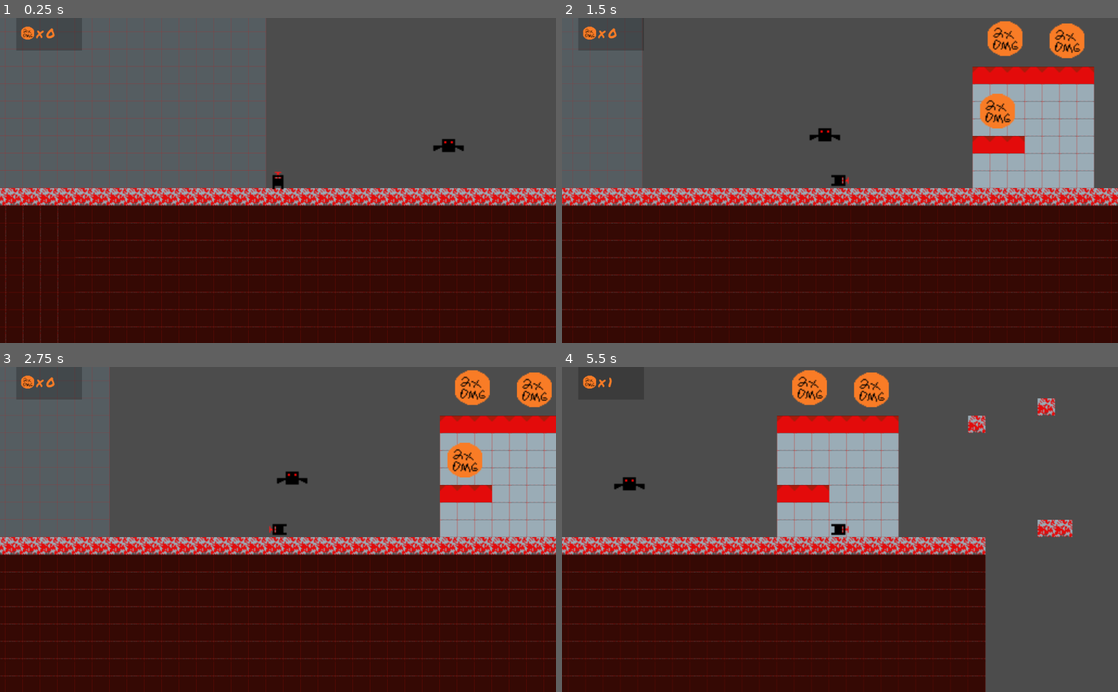
Above: before the commit, frames 1-4 (two rows, left to right).
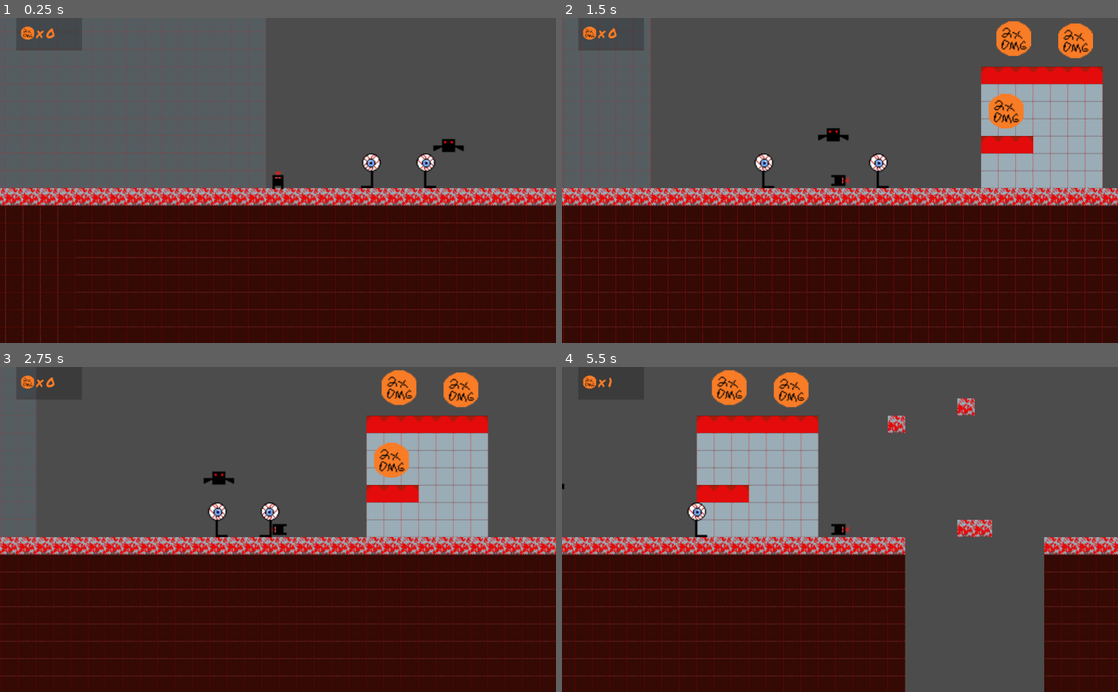
Above: after the commit, the same moments.

Repository: tompasini/Born4Lazers
Game: Godot game, scene res://Level1.tscn
Two runs of this game, one before a commit and one after it. Both use one fixed random seed, a clock stepped at 60 frames per second and the inputs below.
Inputs:
- Up to frame 1 (0.25 s): no input
- Up to frame 2 (1.5 s): hold D (right) from 0.53 s (still down); tap Space (jump) at 0.77 s
- Up to frame 3 (2.75 s): tap Space (jump) at 1.52 s; release D (right) at 2.03 s; hold A (left) from 2.03 s (still down)
- Up to frame 4 (5.5 s): release A (left) at 2.78 s; hold D (right) 2.78-4.28 s; tap Space (jump) at 3.02, 3.77, 4.52 s; hold A (left) 4.28-5.03 s; hold D (right) from 5.03 s (still down)

The runs differ from the first frame. In frame 1, 0.4% of the frame differs, in the area x 64-79%, y 41-53%; in frame 2, 10%; in frame 3, 19%; in frame 4, 31%, in the area x 0-100%, y 0-100%.

Commit message:
Eyebes, enemy collisions, raycast 2d

Diff:
--- /dev/null
+++ b/Eybes.gd
@@ -0,0 +1,24 @@
+extends KinematicBody2D
+
+var velocity = Vector2()
+export var direction = -1
+export var detects_cliffs = true
+
+func _ready():
+	if(direction == 1):
+		$AnimatedSprite.flip_h = true
+	$FloorChecker.position.x = $CollisionShape2D.shape.get_radius() * direction
+	$FloorChecker.enabled = detects_cliffs
+
+func  _physics_process(delta):
+
+	if(is_on_wall() || (!$FloorChecker.is_colliding() && detects_cliffs && is_on_floor())):
+		direction *= -1
+		$AnimatedSprite.flip_h = !$AnimatedSprite.flip_h
+		$FloorChecker.position.x = $CollisionShape2D.shape.get_radius() * direction
+
+	velocity.y += 20
+
+	velocity.x = 50 * direction
+
+	velocity = move_and_slide(velocity, Vector2.UP)
--- /dev/null
+++ b/Eyebes.tscn
@@ -0,0 +1,42 @@
+[gd_scene load_steps=6 format=2]
+
+[ext_resource path="res://Assets/Enemies/Eyebes.png" type="Texture" id=1]
+[ext_resource path="res://Assets/Enemies/Eyebes Squished.png" type="Texture" id=2]
+[ext_resource path="res://Eybes.gd" type="Script" id=3]
+
+[sub_resource type="SpriteFrames" id=1]
+animations = [ {
+"frames": [ ExtResource( 2 ) ],
+"loop": true,
+"name": "squished",
+"speed": 5.0
+}, {
+"frames": [ ExtResource( 1 ) ],
+"loop": true,
+"name": "walk",
+"speed": 5.0
+} ]
+
+[sub_resource type="CircleShape2D" id=2]
+radius = 8.0
+
+[node name="Eyebes" type="KinematicBody2D"]
+collision_layer = 16
+collision_mask = 35
+script = ExtResource( 3 )
+
+[node name="AnimatedSprite" type="AnimatedSprite" parent="."]
+frames = SubResource( 1 )
+animation = "walk"
+
+[node name="CollisionPolygon2D" type="CollisionPolygon2D" parent="."]
+polygon = PoolVector2Array( -10, 13, -1, 13, -1, 0, -5, -1, -8, -6, -8, -11, -6, -14, -2, -16, 4, -14, 7, -11, 8, -7, 6, -3, 3, -1, 1, 1, 1, 16, -10, 16 )
+
+[node name="CollisionShape2D" type="CollisionShape2D" parent="."]
+position = Vector2( -1, -8 )
+shape = SubResource( 2 )
+
+[node name="FloorChecker" type="RayCast2D" parent="."]
+position = Vector2( 0, -9 )
+enabled = true
+collision_mask = 2
--- a/Level1.tscn
+++ b/Level1.tscn
@@ -8,6 +8,7 @@
 [ext_resource path="res://Assets/Fonts/PermanentMarker-Regular.ttf" type="DynamicFontData" id=6]
 [ext_resource path="res://HUD.gd" type="Script" id=7]
 [ext_resource path="res://RedBat.tscn" type="PackedScene" id=8]
+[ext_resource path="res://Eyebes.tscn" type="PackedScene" id=9]
 
 [sub_resource type="RectangleShape2D" id=1]
 extents = Vector2( 24, 8 )
@@ -36,6 +37,8 @@
 tile_data = PoolIntArray( 458774, 3, 0, 458775, 3, 0, 458776, 3, 0, 458777, 3, 0, 458778, 3, 0, 458779, 3, 0, 458780, 3 …(983 unchanged characters)…
 
 [node name="StaticBody2D" type="StaticBody2D" parent="TilesOneWay"]
+collision_layer = 2
+collision_mask = 17
 
 [node name="CollisionShape2D" type="CollisionShape2D" parent="TilesOneWay/StaticBody2D"]
 position = Vector2( 376, 184 )
@@ -122,10 +125,20 @@
 custom_fonts/font = SubResource( 5 )
 text = "##"
 
-[node name="Enemies" type="Node2D" parent="."]
+[node name="Bats" type="Node2D" parent="."]
 
-[node name="RedBat" parent="Enemies" instance=ExtResource( 8 )]
+[node name="RedBat" parent="Bats" instance=ExtResource( 8 )]
 position = Vector2( 216, 185 )
+
+[node name="Eyebes" type="Node2D" parent="."]
+
+[node name="Eyebes" parent="Eyebes" instance=ExtResource( 9 )]
+position = Vector2( 158, 181 )
+
+[node name="Eyebes2" parent="Eyebes" instance=ExtResource( 9 )]
+position = Vector2( 182, 176 )
+direction = 1
+detects_cliffs = false
 
 [connection signal="dmg_power_up_collected" from="LZer" to="HUD" method="_on_LZer_dmg_power_up_collected"]
 [connection signal="body_entered" from="FallZone" to="LZer" method="_on_FallZone_body_entered"]
--- a/RedBat.tscn
+++ b/RedBat.tscn
@@ -21,6 +21,8 @@
 } ]
 
 [node name="RedBat" type="KinematicBody2D"]
+collision_layer = 16
+collision_mask = 35
 script = ExtResource( 2 )
 
 [node name="CollisionShape2D" type="CollisionShape2D" parent="."]
Binary file added: Assets/Enemies/Eyebes Squished.png
Not shown, added: Assets/Enemies/Eyebes Squished.png.import
Binary file added: Assets/Enemies/Eyebes.png
Not shown, added: Assets/Enemies/Eyebes.png.import
Not shown: 1 places in Level1.tscn that only renumber resources
